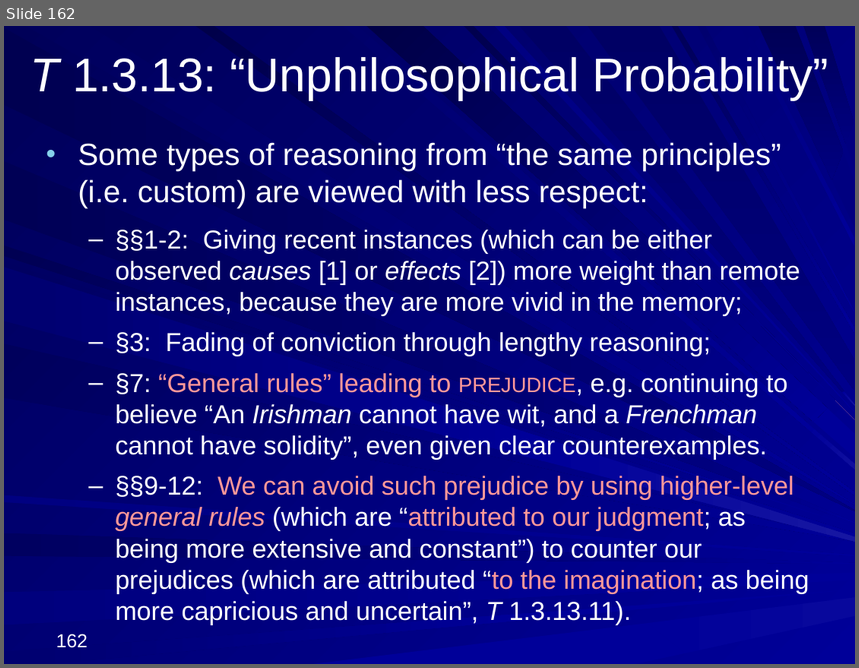
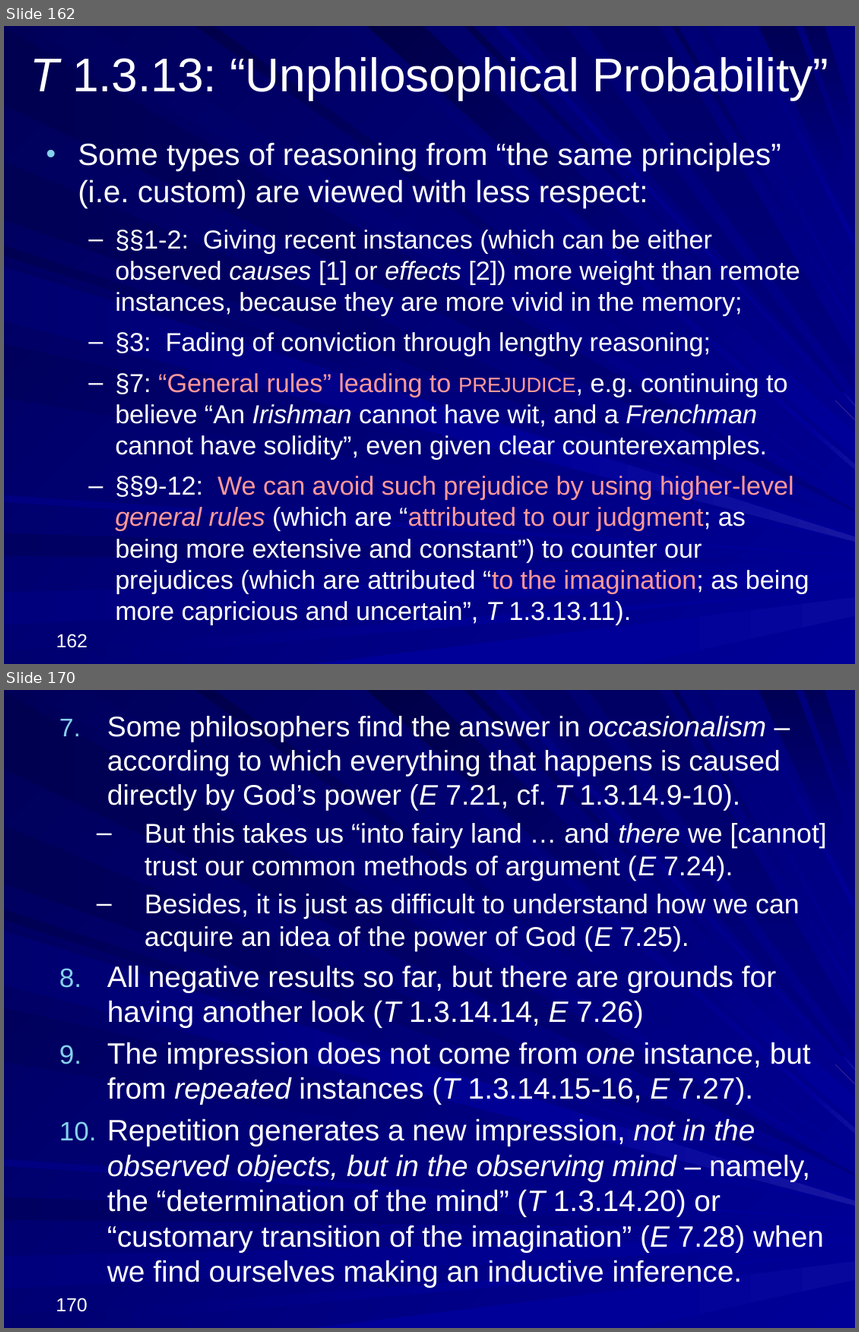
Before and after one commit to englishphilosophy/hume-texts-online, a slide deck: teaching/lectures/2024_Hume_MT_current.pptx. Shown one above the other, each under a label of ours: slide 162 before the commit, slides 162 and 170 after it; the slides between them are not shown. The pictures are 859x668 and 859x1332 pixels, drawn with LibreOffice and Linux fonts; fonts in the diff are those of the drawing. Boxes give left, top, right and bottom in pixels: in the first picture for what was removed or moved away, otherwise in the second. Text is boxed around its words. In the diff, an @@ line names an element or a change of style, - is before the commit and + after.

```diff
--- a/teaching/lectures/2024_Hume_MT_current.pptx
+++ b/teaching/lectures/2024_Hume_MT_current.pptx
@@ slide 170 added at [4,690,855,1328], background gradient #000078 to #000099; not listed: 37 template elements that a slide beside it also shows @@
@@ text added at [107,716,827,1288], 25 pt, text #FFFFFF @@
+7. Some philosophers find the answer in occasionalism – according to which everything that happens is caused directly by God’s power (E 7.21, cf. T 1.3.14.9-10).
+  – But this takes us “into fairy land … and there we [cannot] trust our common methods of argument (E 7.24).
+  – Besides, it is just as difficult to understand how we can acquire an idea of the power of God (E 7.25).
+8. All negative results so far, but there are grounds for having another look (T 1.3.14.14, E 7.26)
+9. The impression does not come from one instance, but from repeated instances (T 1.3.14.15-16, E 7.27).
+10. Repetition generates a new impression, not in the observed objects, but in the observing mind – namely, the “determination of the mind” (T 1.3.14.20) or “customary transition of the imagination” (E 7.28) when we find ourselves making an inductive inference.
@@ page number added at [56,1298,87,1312], 16 pt, text #FFFFFF @@
+170
```
Also in this commit, not shown: 47 other slides added, 2 other files.
